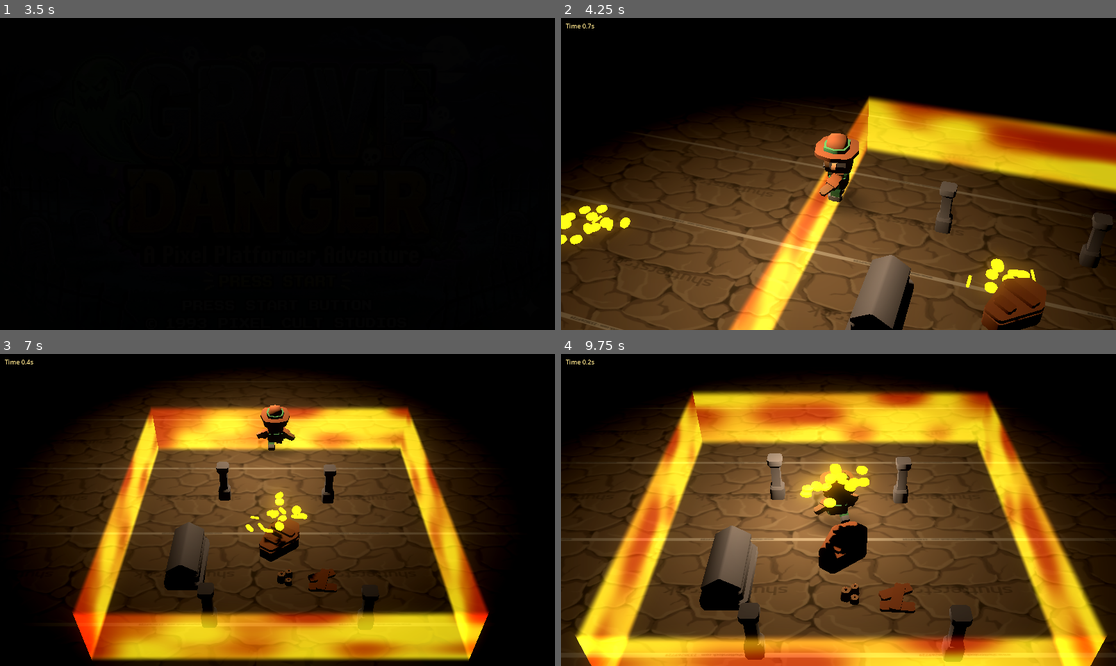
Above: before the commit, frames 1-4 (two rows, left to right).
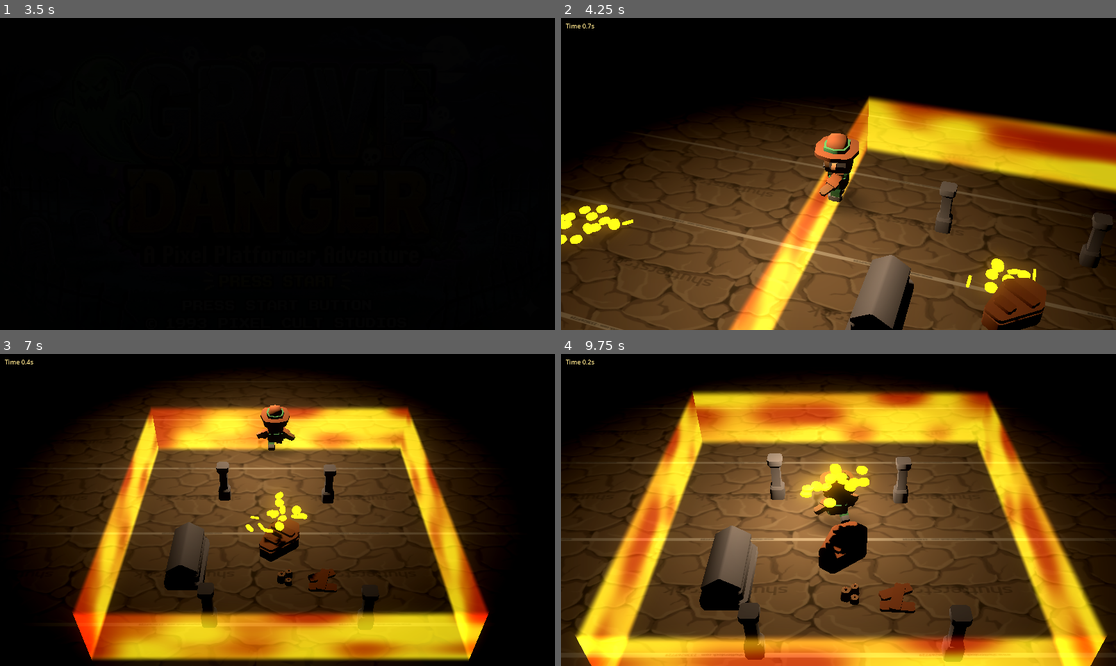
Above: after the commit, the same moments.

Repository: dugbus/grave-danger
Game: Godot game, scene res://title_screen.tscn
The game is run twice, just before and just after one commit, with the same random seed, the same clock (stepped at 60 frames per second) and the same inputs. Sound files missing from this copy of the repository are replaced by a short silence.
Inputs (mouse positions are in pixels of both pictures, inside the frame that each line leads up to):
- Up to frame 1 (3.5 s): tap Enter at 0.5 s; move the mouse to (399, 158) at 0.52 s; hold Right (move_right) 0.53-1.28 s; hold E (drop_carried) 0.53-1.28 s; click (399, 158) at 0.67 s; tap Space (jump) at 0.77, 1.52, 3.02 s; move the mouse to (166, 189) at 1.27 s; hold Down (move_down) 1.28-2.03 s; tap E (drop_carried) at 1.35, 2.85 s; move the mouse to (333, 105) at 2.02 s; hold Right (move_right) 2.03-2.78 s; hold E (drop_carried) 2.03-2.78 s; move the mouse to (249, 236) at 2.77 s; hold Up (move_up) from 2.78 s (still down); click (249, 236) at 2.92 s
- Up to frame 2 (4.25 s): move the mouse to (1005, 220) at 3.52 s; release Up (move_up) at 3.53 s; hold Left (move_left) from 3.53 s (still down); hold E (drop_carried) from 3.53 s (still down); tap Space (jump) at 3.77 s
- Up to frame 3 (7 s): move the mouse to (111, 463) at 4.27 s; release E (drop_carried) at 4.28 s; tap E (drop_carried) at 4.35, 5.85 s; tap Space (jump) at 4.52, 6.02, 6.77 s; move the mouse to (305, 510) at 5.02 s; release Left (move_left) at 5.03 s; hold Down (move_down) 5.03-5.78 s; hold E (drop_carried) 5.03-5.78 s; click (305, 510) at 5.17 s; move the mouse to (194, 432) at 5.77 s; hold Right (move_right) 5.78-6.53 s; move the mouse to (399, 494) at 6.52 s; hold Up (move_up) from 6.53 s (still down); hold E (drop_carried) from 6.53 s (still down)
- Up to frame 4 (9.75 s): move the mouse to (727, 525) at 7.27 s; release Up (move_up) at 7.28 s; release E (drop_carried) at 7.28 s; hold Right (move_right) 7.28-8.03 s; tap E (drop_carried) at 7.35, 8.85 s; click (727, 525) at 7.42 s; tap Space (jump) at 7.52, 9.02 s; move the mouse to (894, 441) at 8.02 s; hold Down (move_down) 8.03-8.78 s; hold E (drop_carried) 8.03-8.78 s; move the mouse to (810, 572) at 8.77 s; hold Left (move_left) 8.78-9.53 s; move the mouse to (1005, 556) at 9.52 s; hold Up (move_up) from 9.53 s (still down); hold E (drop_carried) from 9.53 s (still down); click (1005, 556) at 9.67 s

Frame 1 is identical in both runs. In frame 2, 0.2% of the frame differs, in the area x 0-86%, y 62-85%; in frame 3, less than 0.1%; in frame 4, less than 0.1%.

Commit message:
Moved coin piles into the level layout.

Diff:
--- a/graveyard.tscn
+++ b/graveyard.tscn
@@ -58,9 +58,6 @@
 volume_db = -6.0
 autoplay = true
 
-[node name="GoldCoinPile" parent="." unique_id=547819824 instance=ExtResource("10_k3jcj")]
-coin_count = 15
-
 [node name="DirectionalLight3D" type="DirectionalLight3D" parent="." unique_id=2049292617]
 transform = Transform3D(1, 0, 0, 0, 0, -1, 0, 1, 0, 0, 12.135629, 0)
 layers = 2
@@ -71,6 +68,13 @@
 transform = Transform3D(0.80160874, 0, -0.597849, 0, 1, 0, 0.597849, 0, 0.80160874, 0.078243256, 0, 0.33029175)
 
 [node name="Scenery" type="Node" parent="LevelLayout" unique_id=1023042671]
+
+[node name="GoldCoinPile" parent="LevelLayout/Scenery" unique_id=547819824 instance=ExtResource("10_k3jcj")]
+coin_count = 15
+
+[node name="GoldCoinPile2" parent="LevelLayout/Scenery" unique_id=800208275 instance=ExtResource("10_k3jcj")]
+transform = Transform3D(1, 0, 0, 0, 1, 0, 0, 0, 1, -6, 0, 0.481)
+coin_count = 15
 
 [node name="coffin2" parent="LevelLayout/Scenery" unique_id=1560930840 instance=ExtResource("1_2jwxh")]
 transform = Transform3D(0.80160874, 0, -0.597849, 0, 1, 0, 0.597849, 0, 0.80160874, 0.078243256, 0, 0.33029175)
@@ -113,7 +117,3 @@
 surface_material_override/0 = SubResource("StandardMaterial3D_2d15w")
 
 [node name="Player" parent="." unique_id=244343110 instance=ExtResource("6_gsvtp")]
-
-[node name="GoldCoinPile2" parent="." unique_id=800208275 instance=ExtResource("10_k3jcj")]
-transform = Transform3D(1, 0, 0, 0, 1, 0, 0, 0, 1, -6, 0, 0.481)
-coin_count = 15
